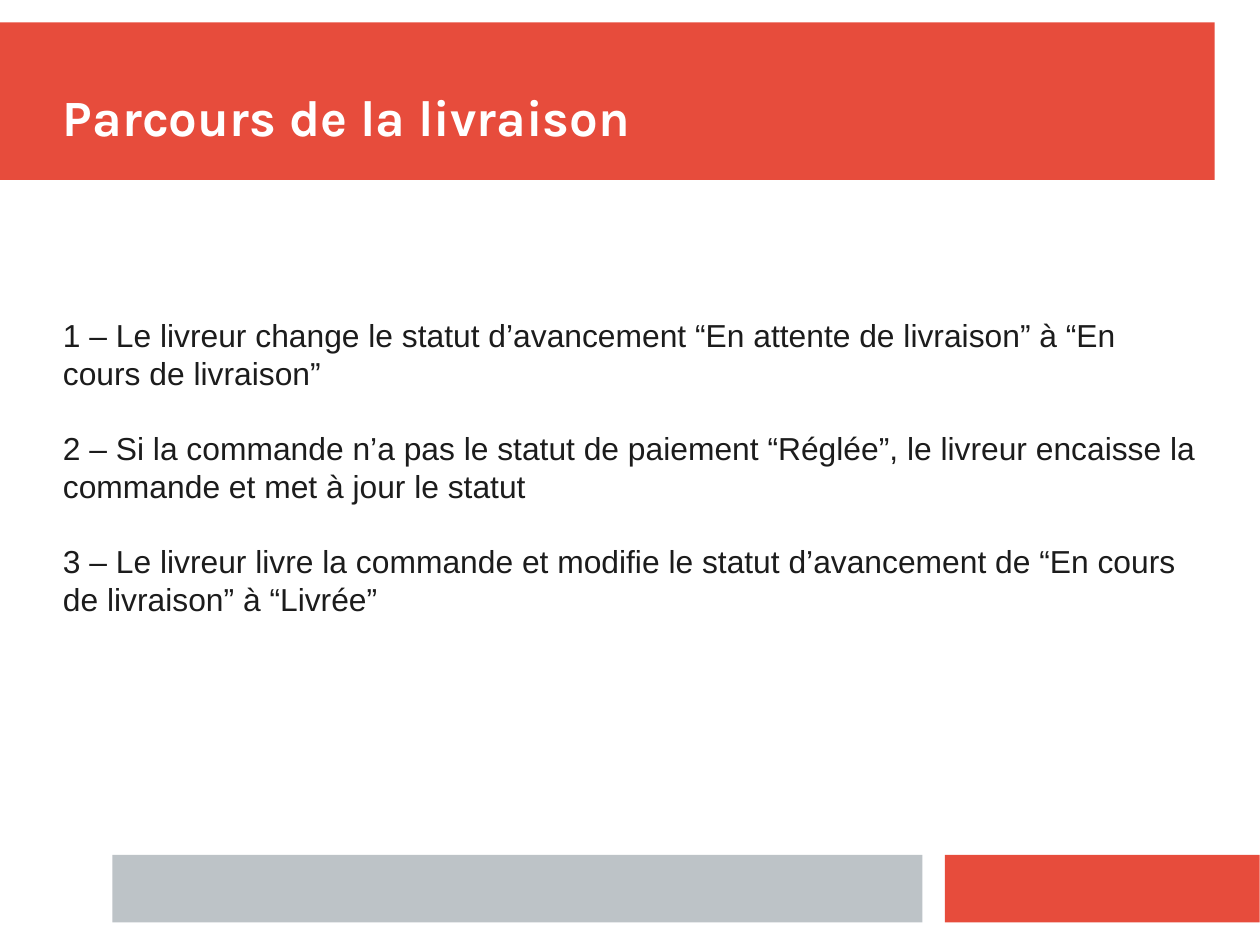
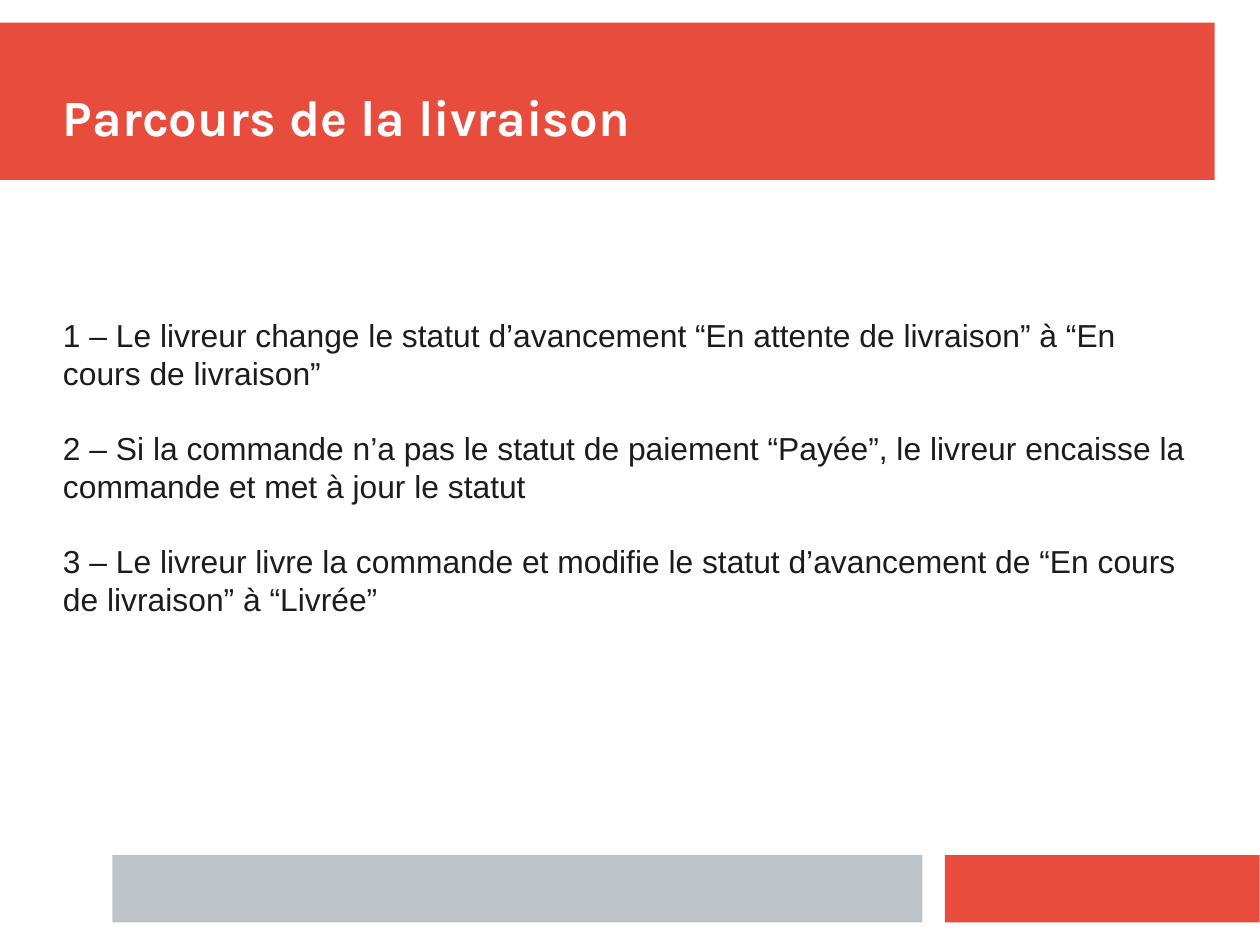
Before and after one commit to clemenceclaireR/spec_fonctionnelles_restaurant, a slide deck: slide 7 of diapo_presentation_solution.pptx. Drawn at 1260x945 pixels with LibreOffice and Linux fonts; fonts in the diff are those of the drawing. Boxes give left, top, right and bottom in pixels: in the first picture for what was removed or moved away, otherwise in the second. Text is boxed around its words. In the diff, an @@ line names an element or a change of style, - is before the commit and + after.

```diff
--- a/diapo_presentation_solution.pptx
+++ b/diapo_presentation_solution.pptx
@@ text at [63,436,1185,504]: text changed @@
-2 – Si la commande n’a pas le statut de paiement “Réglée”, le livreur encaisse la commande et met à jour le statut
+2 – Si la commande n’a pas le statut de paiement “Payée”, le livreur encaisse la commande et met à jour le statut
```
Also in this commit, not shown: 1 other slide changed.
